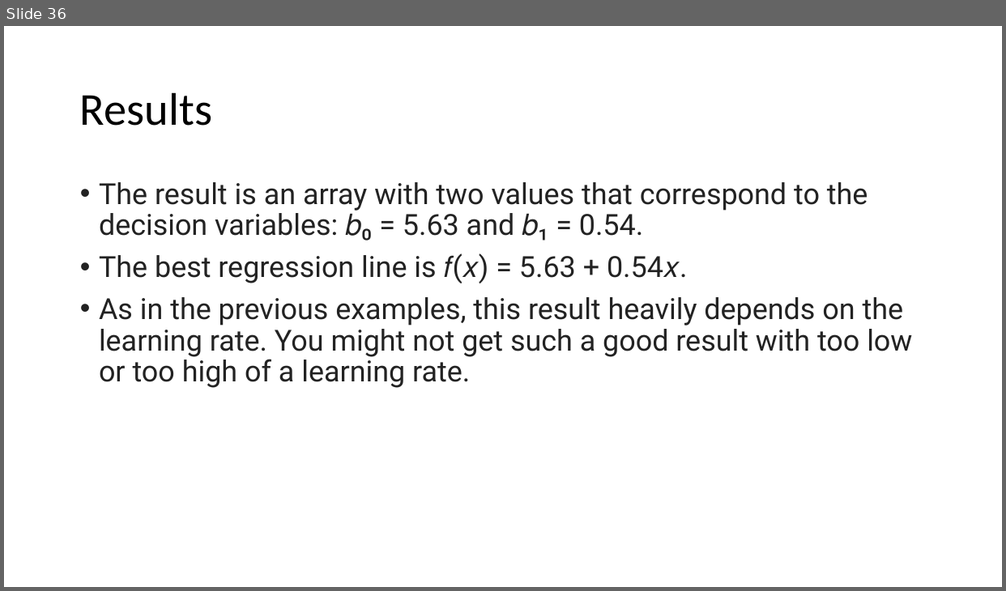
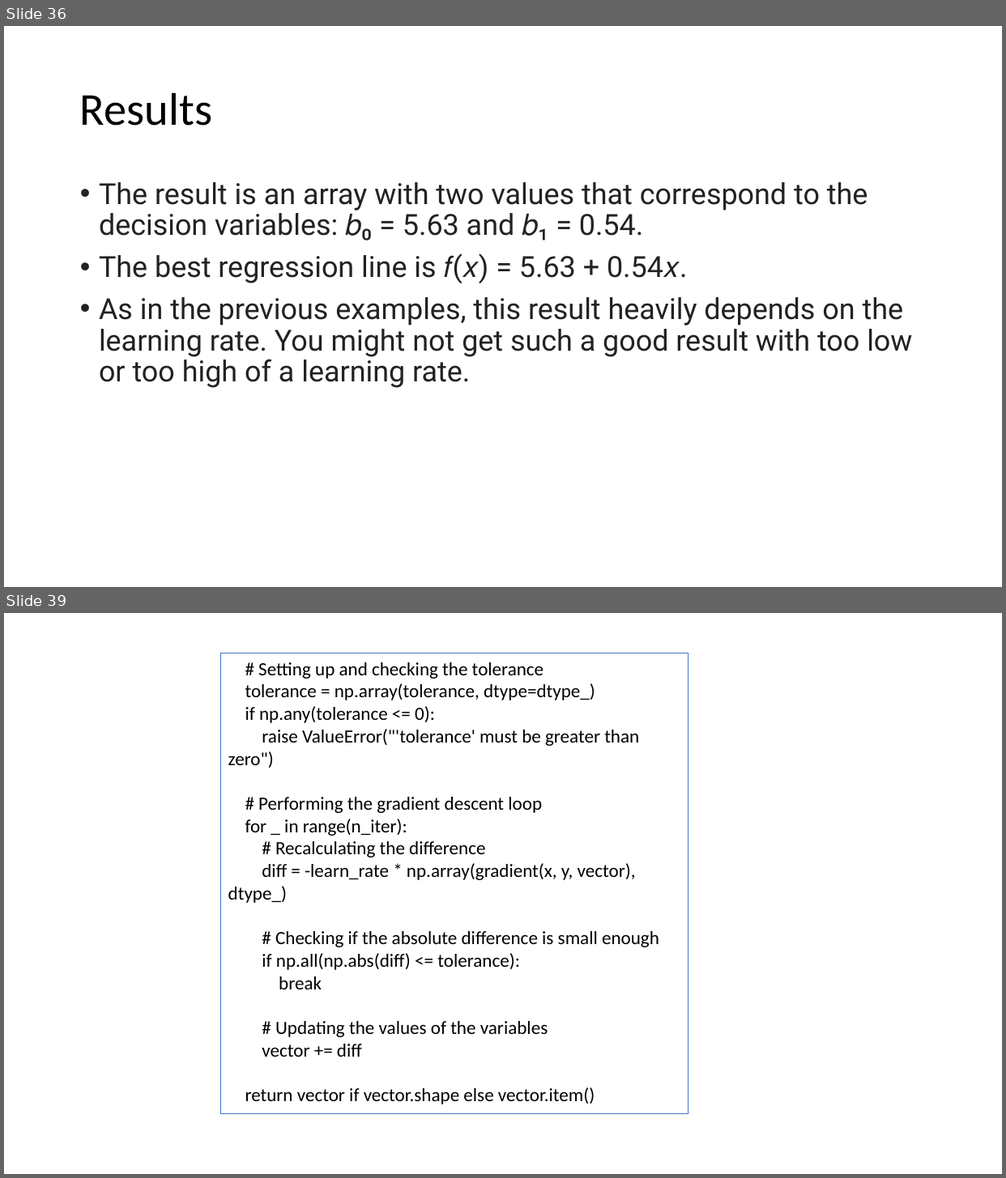
Before and after one commit to motazsaad/Math-Statistics-DataScience, a slide deck: slides/Stochastic Gradient Descent Algorithm.pptx. Shown one above the other, each under a label of ours: slide 36 before the commit, slides 36 and 39 after it; the slides between them are not shown. The pictures are 1006x591 and 1006x1178 pixels, drawn with LibreOffice and Linux fonts; fonts in the diff are those of the drawing. Boxes give left, top, right and bottom in pixels: in the first picture for what was removed or moved away, otherwise in the second. Text is boxed around its words. In the diff, an @@ line names an element or a change of style, - is before the commit and + after.

```diff
--- a/slides/Stochastic Gradient Descent Algorithm.pptx
+++ b/slides/Stochastic Gradient Descent Algorithm.pptx
@@ slide 39 added at (4, 613, 1002, 1174), background #FFFFFF @@
@@ rectangle added at (221, 653, 688, 1114), outline #4472C4 0.75 pt, 18 pt, text #000000 @@
+# Setting up and checking the tolerance
+tolerance = np.array(tolerance, dtype=dtype_)
+if np.any(tolerance <= 0):
+raise ValueError("'tolerance' must be greater than zero")
+# Performing the gradient descent loop
+for _ in range(n_iter):
+# Recalculating the difference
+diff = -learn_rate * np.array(gradient(x, y, vector), dtype_)
+# Checking if the absolute difference is small enough
+if np.all(np.abs(diff) <= tolerance):
+break
+# Updating the values of the variables
+vector += diff
+return vector if vector.shape else vector.item()
```
Also in this commit, not shown: 15 other slides added, 2 slides removed.
